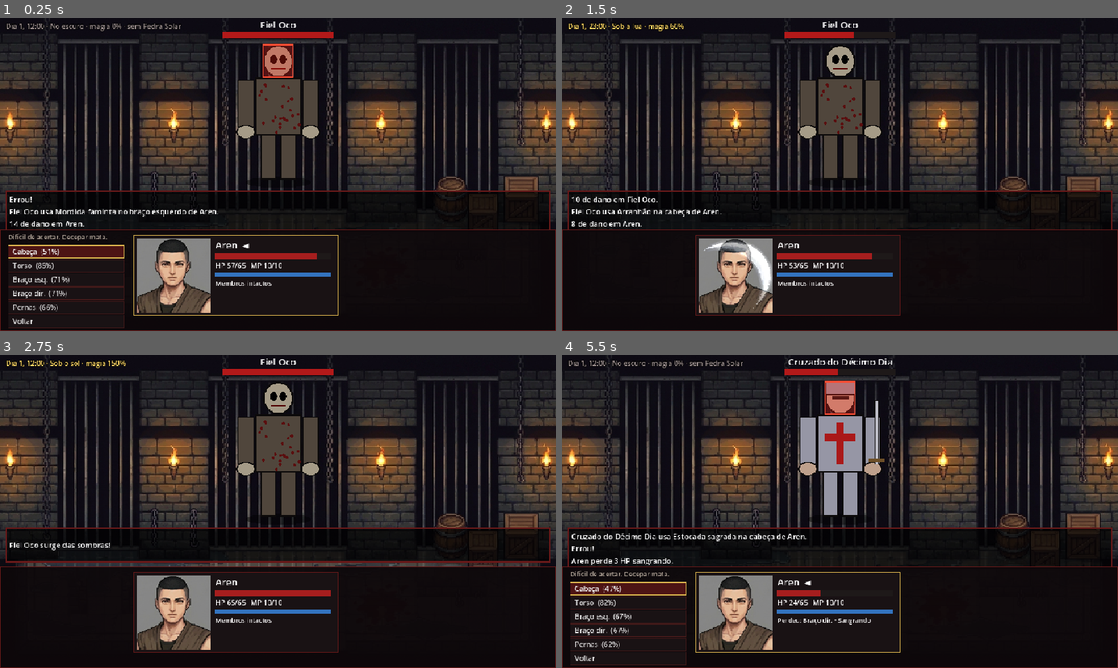
Above: before the commit, frames 1-4 (two rows, left to right).
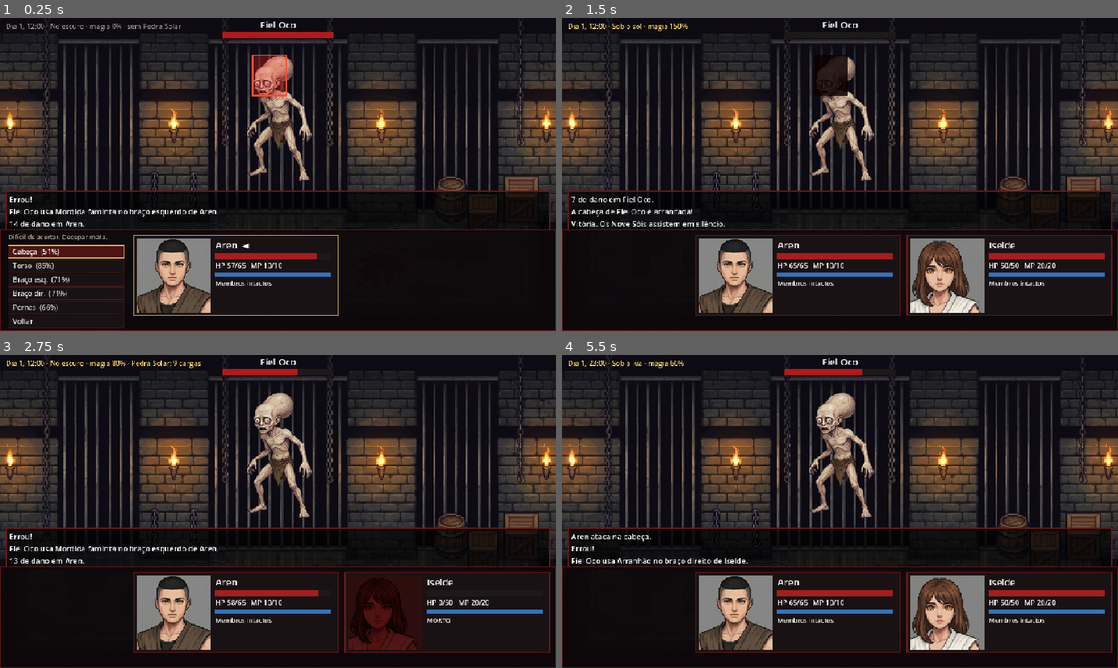
Above: after the commit, the same moments.

Repository: Mattos999/Aevorath-RPG
Game: Godot game, scene res://tests/teste_auto.tscn
Same seed, same stepped clock (60 frames per second), same inputs: the game is played once before the commit and once after it. This scene is started directly instead of the project's main scene.
Inputs (mouse positions are in pixels of both pictures, inside the frame that each line leads up to):
- Up to frame 1 (0.25 s): no input
- Up to frame 2 (1.5 s): move the mouse to (962, 158) at 0.52 s; hold Right (mover_direita) 0.53-1.28 s; tap Z (interagir) at 0.6, 1.35 s; click (962, 158) at 0.67 s; move the mouse to (728, 190) at 1.27 s; hold Down (mover_baixo) from 1.28 s (still down)
- Up to frame 3 (2.75 s): move the mouse to (333, 442) at 2.02 s; release Down (mover_baixo) at 2.03 s; hold Right (mover_direita) from 2.03 s (still down); tap Z (interagir) at 2.1 s
- Up to frame 4 (5.5 s): move the mouse to (812, 574) at 2.77 s; release Right (mover_direita) at 2.78 s; hold Up (mover_cima) 2.78-3.53 s; tap Z (interagir) every 0.75 s from 2.85 to 5.1 s; click (812, 574) at 2.92 s; move the mouse to (1006, 558) at 3.52 s; hold Left (mover_esquerda) 3.53-5.03 s; move the mouse to (673, 464) at 4.27 s; move the mouse to (867, 511) at 5.02 s; hold Down (mover_baixo) from 5.03 s (still down); click (867, 511) at 5.17 s

The runs differ from the first frame. In frame 1, 3.9% of the frame differs, in the area x 42-58%, y 8-55%; in frame 2, 9.8%; in frame 3, 9.2%; in frame 4, 12%, in the area x 1-99%, y 0-100%.

Commit message:
Ocos novos: Fiel Oco e Fiel Oca com a arte do Carlos
- Folhas de mapa 3x4 a partir das folhas do Carlos, com o crânio aumentado
  (para cima e, de lado, para trás) e os quadros de frente que vieram nas
  linhas de lado/costas substituídos.
- Arte de batalha sem o fundo cinza e sem a sombra do chão; regiões de mira
  ajustadas ao crânio grande.
- Fiel Oca é um inimigo novo (letra F, peça nova na camada Entidades).
- gerar_tileset.gd agora só acrescenta tiles novos ao TileSet existente.
- Mapa menor que a tela fica no topo, sem ficar atrás do HUD (Godot 4.7).

Co-Authored-By: Claude Opus 5.5 <noreply@anthropic.com>
Claude-Session: https://claude.ai/code/session_01JfamrDqYGnh6nRSnpEDME8

Diff:
--- a/assets/tiles/tileset.tres
+++ b/assets/tiles/tileset.tres
@@ -78,6 +78,8 @@
 6:0/0/custom_data_0 = "V"
 7:0/0 = 0
 7:0/0/custom_data_0 = "G"
+0:1/0 = 0
+0:1/0/custom_data_0 = "F"
 
 [resource]
 tile_size = Vector2i(32, 32)
--- a/scripts/data/inimigos.gd
+++ b/scripts/data/inimigos.gd
@@ -38,12 +38,44 @@
 		"agilidade": 4,
 		"textura": "res://assets/batalha/oco.png",
 		"sprite_mapa": "res://assets/sprites/oco.png",
-		"hp_partes": {"cabeca": 22, "braco_esq": 16, "braco_dir": 16, "pernas": 18},
+		"folha_mapa": true,
+		# O crânio enorme é um alvo grande: mais HP na cabeça.
+		"hp_partes": {"cabeca": 26, "braco_esq": 14, "braco_dir": 14, "pernas": 18},
 		"ataques": [
 			{"nome": "Arranhão", "mult": 0.9},
 			{"nome": "Mordida faminta", "mult": 1.4, "precisao": 0.7},
 		],
-		"regioes": REGIOES_HUMANOIDE,
+		"regioes": {
+			"cabeca": Rect2(52, 26, 58, 70),
+			"torso": Rect2(70, 92, 50, 62),
+			"braco_esq": Rect2(120, 95, 35, 75),
+			"braco_dir": Rect2(40, 90, 30, 78),
+			"pernas": Rect2(45, 158, 105, 82),
+		},
+	},
+	"oca": {
+		"id": "oca",
+		"nome": "Fiel Oca",
+		"descricao": "Uma devota drenada por Rannvhar XV. Os olhos procuram alguém que já não existe.",
+		"hp": 36,
+		"ataque": 11,
+		"defesa": 1,
+		"agilidade": 6,
+		"textura": "res://assets/batalha/oca.png",
+		"sprite_mapa": "res://assets/sprites/oca.png",
+		"folha_mapa": true,
+		"hp_partes": {"cabeca": 24, "braco_esq": 13, "braco_dir": 13, "pernas": 16},
+		"ataques": [
+			{"nome": "Unhas", "mult": 1.0},
+			{"nome": "Grito oco", "mult": 1.2, "precisao": 0.8},
+		],
+		"regioes": {
+			"cabeca": Rect2(52, 26, 58, 70),
+			"torso": Rect2(70, 92, 50, 62),
+			"braco_esq": Rect2(120, 95, 35, 75),
+			"braco_dir": Rect2(40, 90, 30, 78),
+			"pernas": Rect2(45, 158, 105, 82),
+		},
 	},
 	"sarnheim": {
 		"id": "sarnheim",
--- a/scripts/mundo/mapa_cena.gd
+++ b/scripts/mundo/mapa_cena.gd
@@ -14,7 +14,7 @@
 ##   X  escada (fim da demo)
 ## Entidades:
 ##   P  início do jogador   H  o encapuzado   I  Iselde presa
-##   C  Cruzado   O  Fiel Oco   N  Soldado de Sarnheim   V  Paladino
+##   C  Cruzado   O  Fiel Oco   F  Fiel Oca   N  Soldado de Sarnheim   V  Paladino
 ##   G  Pedra Solar no chão
 ## Pinte a partir da célula (0, 0) para a direita e para baixo.
 
--- a/scripts/mundo/mundo.gd
+++ b/scripts/mundo/mundo.gd
@@ -8,7 +8,7 @@
 const ALCANCE_PERSEGUICAO := 6
 const INTERVALO_INIMIGO := 0.45
 
-const INIMIGO_POR_LETRA := {"C": "cruzado", "O": "oco", "N": "sarnheim", "V": "paladino"}
+const INIMIGO_POR_LETRA := {"C": "cruzado", "O": "oco", "F": "oca", "N": "sarnheim", "V": "paladino"}
 
 const PASSAVEIS := ".,~*dWXG"
 ## Inimigos não passam por portas nem pela escada.
@@ -96,7 +96,7 @@
 					if Jogo.eventos.has("porta_%d_%d" % [x, y]):
 						c = "d"
 						mapa.trocar_terreno(pos, "d")
-				"C", "O", "N", "V":
+				"C", "O", "F", "N", "V":
 					var id := "%s_%d_%d" % [c, x, y]
 					if not Jogo.inimigos_derrotados.has(id):
 						_criar_inimigo(id, INIMIGO_POR_LETRA[c], pos)
@@ -111,8 +111,10 @@
 	camera.position = Vector2(TILE / 2, TILE / 2)
 	camera.limit_left = 0
 	camera.limit_top = 0
-	camera.limit_right = grade[0].length() * TILE
-	camera.limit_bottom = grade.size() * TILE
+	# Mapa menor que a tela fica no canto de cima (o HUD usa o espaço de baixo).
+	var tela := get_viewport_rect().size
+	camera.limit_right = maxi(grade[0].length() * TILE, int(tela.x))
+	camera.limit_bottom = maxi(grade.size() * TILE, int(tela.y))
 	camera.position_smoothing_enabled = true
 	jogador.add_child(camera)
 
--- a/tests/teste_auto.gd
+++ b/tests/teste_auto.gd
@@ -15,7 +15,7 @@
 	# Varia luz, Pedra Solar e tamanho da party para exercitar a regra da magia.
 	var luzes := ["escuro", "sol", "lua"]
 	for aleatorio in [false, true]:
-		for inimigo in ["oco", "cruzado", "sarnheim", "paladino"]:
+		for inimigo in ["oco", "oca", "cruzado", "sarnheim", "paladino"]:
 			for i in 6:
 				Jogo.novo_jogo()
 				if i % 2 == 1:
@@ -60,7 +60,7 @@
 	# trancadas (D) contam como passagem, porque o encapuzado entrega a chave.
 	# Objetos e NPCs bloqueiam, mas precisam ter um vizinho alcançável.
 	var paredes := "#T|"
-	var andaveis := ".,~*dDWXGPCONV"
+	var andaveis := ".,~*dDWXGPCOFNV"
 	var visitado := {inicio: true}
 	var fila := [inicio]
 	while not fila.is_empty():
--- a/tools/atlas.json
+++ b/tools/atlas.json
@@ -199,6 +199,12 @@
    "letra": "G",
    "x": 7,
    "y": 0
+  },
+  {
+   "nome": "oca",
+   "letra": "F",
+   "x": 0,
+   "y": 1
   }
  ]
 }
--- a/tools/gerar_tileset.gd
+++ b/tools/gerar_tileset.gd
@@ -1,27 +1,38 @@
 extends SceneTree
-## Cria assets/tiles/tileset.tres a partir dos atlas de tools/montar_atlas.py.
-## Uso: godot --headless -s res://tools/gerar_tileset.gd
+## Cria ou atualiza assets/tiles/tileset.tres a partir dos atlas de
+## tools/montar_atlas.py. Uso: godot --headless -s res://tools/gerar_tileset.gd
 ## Fonte 0 = terreno, fonte 1 = entidades. Cada tile ganha o dado "letra".
+## Se o TileSet já existe, só acrescenta os tiles novos (mantém o resto).
 
 const SAIDA := "res://assets/tiles/tileset.tres"
+const FONTES := ["terreno", "entidades"]
 
 
 func _init() -> void:
 	var dados: Dictionary = JSON.parse_string(FileAccess.get_file_as_string("res://tools/atlas.json"))
-	var tileset := TileSet.new()
-	tileset.tile_size = Vector2i(32, 32)
-	tileset.add_custom_data_layer()
-	tileset.set_custom_data_layer_name(0, "letra")
-	tileset.set_custom_data_layer_type(0, TYPE_STRING)
-	for fonte in ["terreno", "entidades"]:
-		var atlas := TileSetAtlasSource.new()
-		atlas.resource_name = fonte.capitalize()
-		atlas.texture = load("res://assets/tiles/atlas_%s.png" % fonte)
-		atlas.texture_region_size = Vector2i(32, 32)
-		tileset.add_source(atlas)
-		for tile in dados[fonte]:
+	var tileset: TileSet
+	if ResourceLoader.exists(SAIDA):
+		tileset = load(SAIDA)
+	else:
+		tileset = TileSet.new()
+		tileset.tile_size = Vector2i(32, 32)
+		tileset.add_custom_data_layer()
+		tileset.set_custom_data_layer_name(0, "letra")
+		tileset.set_custom_data_layer_type(0, TYPE_STRING)
+	for i in FONTES.size():
+		var atlas: TileSetAtlasSource
+		if tileset.has_source(i):
+			atlas = tileset.get_source(i)
+		else:
+			atlas = TileSetAtlasSource.new()
+			atlas.resource_name = FONTES[i].capitalize()
+			atlas.texture_region_size = Vector2i(32, 32)
+			atlas.texture = load("res://assets/tiles/atlas_%s.png" % FONTES[i])
+			tileset.add_source(atlas, i)
+		for tile in dados[FONTES[i]]:
 			var coords := Vector2i(tile["x"], tile["y"])
-			atlas.create_tile(coords)
+			if not atlas.has_tile(coords):
+				atlas.create_tile(coords)
 			atlas.get_tile_data(coords, 0).set_custom_data("letra", tile["letra"])
 	print("tileset: ", ResourceSaver.save(tileset, SAIDA))
 	quit()
Binary file added: arte_original/oca_batalha.jpg
Binary file added: arte_original/oca_folha.jpg
Binary file added: arte_original/oco_batalha.jpg
Binary file added: arte_original/oco_folha.jpg
Binary file added: assets/batalha/oca.png
Not shown, added: assets/batalha/oca.png.import
Binary file changed: assets/batalha/oco.png
Not shown, changed: assets/batalha/oco.png.import
Binary file added: assets/sprites/oca.png
Not shown, added: assets/sprites/oca.png.import
Binary file changed: assets/sprites/oco.png
Not shown, changed: assets/sprites/oco.png.import
(and 5 more such lines)
